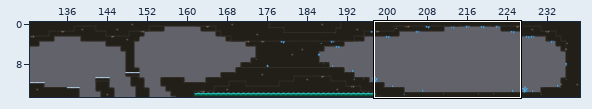
One commit to this Tiled map: PlatformGame-main/Assets/Maps/Level3Map.tmx. Above: a wide view before the commit, with the close-up outlined.
Close-up. Before the edit:
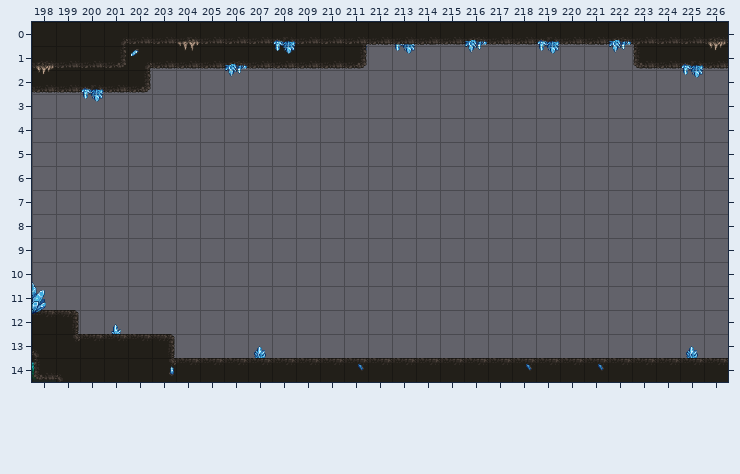
Cells are 32x32 px. Shown: x 198..226, y 0..14. The commit also changed other parts of the map, which this record leaves out.
Now the later version:
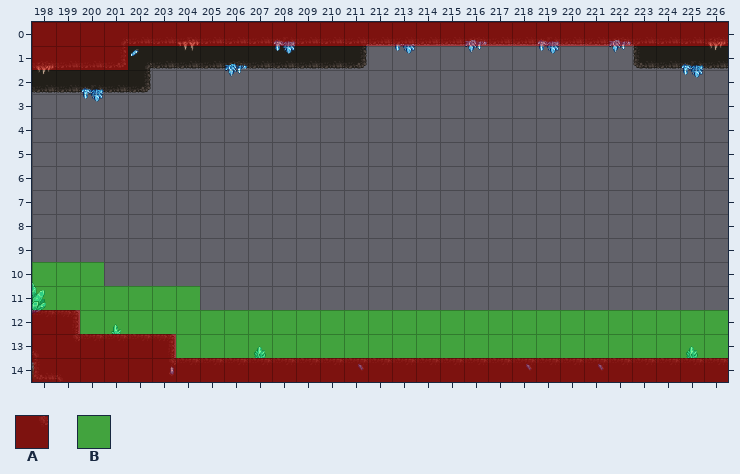
Key: from "MapMetadata": A 0, B 1.
_ is an empty cell.
Tiles of an added or newly shown layer are drawn over the layers below it.
See-through tiles are keyed as they look on the map.
Difference:
Changed rows in their new state; . is an unchanged cell.
Layer "Navigation" (now shown):
first column x 198:
 0 AAAAAAAAAAAAAAAAAAAAAAAAAAAAA
 1 AAAA.........................
first column x 198:
10 BBB..........................
11 BBBBBBB......................
12 AABBBBBBBBBBBBBBBBBBBBBBBBBBB
13 AAAAAABBBBBBBBBBBBBBBBBBBBBBB
14 AAAAAAAAAAAAAAAAAAAAAAAAAAAAA
Changed places in both close-ups, as pixel boxes (x1, y1, x2, y2):
added: (32, 22, 728, 70)
added: (32, 262, 728, 382)
